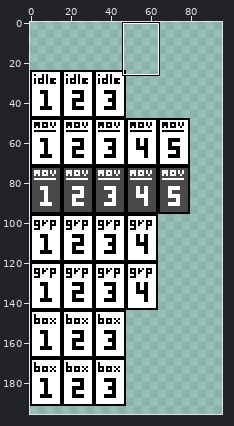
One commit to this sprite sheet: Assets/Sprites/playerSpritesheet.png. Above, an overview of the earlier version with the close-up marked.
Close-up. Before:
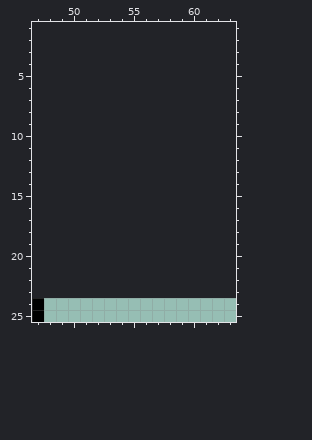
The file is 80x168 pixels. Shown: x 47..63, y 1..25. The old version is drawn lined up with the new one, on the new canvas. The wide view leaves out empty margins. The commit also changed other parts of the picture, which this record leaves out.
The result:
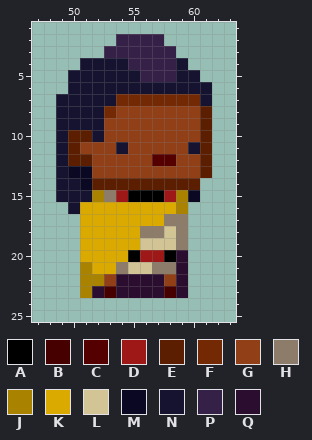
Palette (. is transparent): A #000000  B #460000  C #540000  D #9f1818  E #5b1e00  F #742905  G #913f17  H #8c7c69  J #a98300  K #dbaa00  L #d2c494  M #0a0822  N #151330  P #352048  Q #2b0d2f
Edits made:
canvas 80x168 -> 96x256, the old top-left corner now at 0,24
There is now colour A in row 15 at x 55 to 57; in row 20 at x 55 and 58.
There is now colour B in row 23 at x 53 and 58.
There is now colour C in row 12 at x 57 to 58.
There is now colour D in row 15 at x 54 and 58; in row 20 at x 56 to 57.
There is now colour E in rows 8 to 9 at x 61; in row 10 at x 50 to 51 and 61; in row 11 at x 50 and 61; in row 12 at x 50 to 51 and 61; in row 13 at x 61; in row 14 at x 52 to 60.
There is now colour F in row 7 at x 54 to 60; in row 8 at x 53.
There is now colour G in row 8 at x 54 to 60; in rows 9 to 10 at x 53 to 60; in row 11 at x 51 to 53 and 55 to 59; in row 12 at x 52 to 56 and 59 to 60; in row 13 at x 52 to 60; in row 22 at x 53 and 58.
There is now colour H in row 15 at x 53; in row 17 at x 58 to 59; in row 18 at x 56 to 57 and 59; in row 19 at x 59; in row 21 at x 54 and 57 to 58.
There is now colour J in row 15 at x 52 and 59; in row 16 at x 59; in row 21 at x 51; in row 22 at x 51 to 52; in row 23 at x 51.
There is now colour K in row 16 at x 51 to 58; in row 17 at x 51 to 57; in rows 18 to 19 at x 51 to 55; in row 20 at x 51 to 54; in row 21 at x 52 to 53.
There is now colour L in row 18 at x 58; in row 19 at x 56 to 58; in row 21 at x 55 to 56.
There is now colour M in row 13 at x 50 to 51; in row 14 at x 51; in row 15 at x 60.
There is now colour N in row 4 at x 51 to 54 and 59; in row 5 at x 50 to 55 and 59 to 60; in row 6 at x 50 to 61; in row 7 at x 49 to 53 and 61; in rows 8 to 9 at x 49 to 52; in row 10 at x 49 and 52.
There is now colour N in row 11 at x 49, 54 and 60; in rows 12 to 13 at x 49; in row 14 at x 49 to 50; in row 15 at x 49 to 51; in row 16 at x 50.
There is now colour P in row 2 at x 54 to 57; in row 3 at x 53 to 58; in row 4 at x 55 to 58; in row 5 at x 56 to 58.
There is now colour Q in rows 20 to 21 at x 59; in row 22 at x 54 to 57 and 59; in row 23 at x 52, 54 to 57 and 59.
The author cleared colour A in rows 24 to 25 at x 47.
